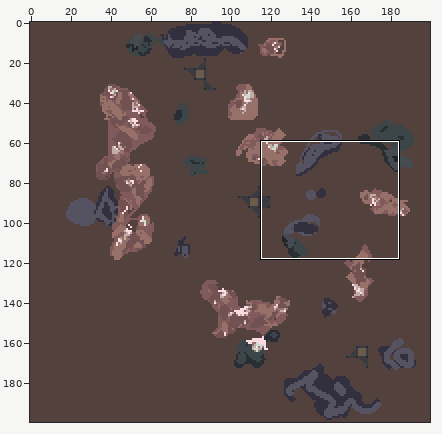
Sprite sheet -- maps/sixth.png. The picture above shows the old version from afar; the outline marks the close-up.
Close-up. As it was:
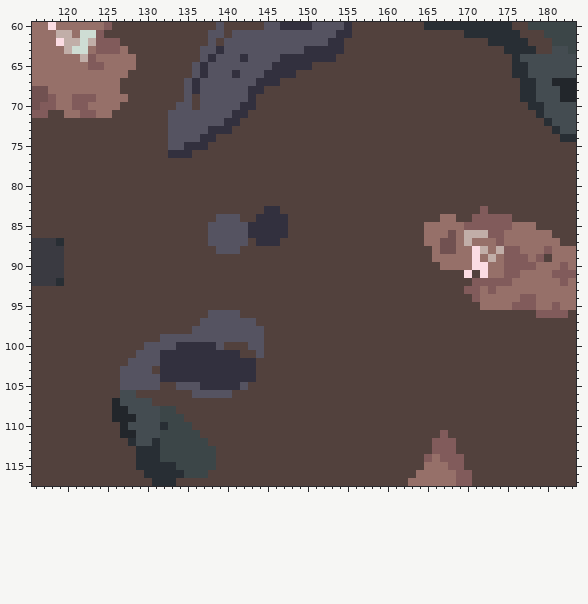
The file is 200x200 pixels. Colours within 5 levels of each other are drawn and written as one. Shown: x 116..183, y 60..117. The commit also changed other parts of the picture, which this record leaves out.
After:
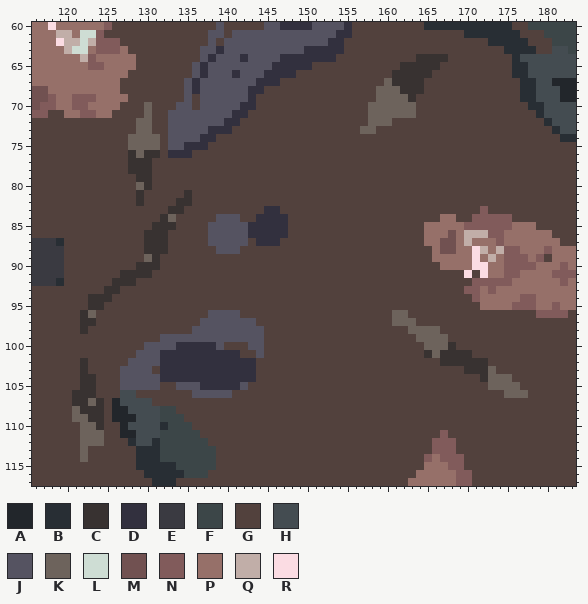
Palette (. is transparent): A #22262b  B #282e34  C #383231  D #32303e  E #3a3a41  F #3c4648  G #52413d  H #444c51  J #555361  K #6d635c  L #ceddd4  M #715151  N #815b5b  P #967069  Q #c1aea8  R #fbdce3
From old to new:
Changed rows in their new state; - is an unchanged pixel.
first column x 121:
 64 -------------------------------------------CCCC----------
 65 -----------------------------------------CCCCC-----------
 66 ----------------------------------------CCCCC------------
 67 ---------------------------------------KCCCC-------------
 68 --------------------------------------KKKCCC-------------
 69 --------------------------------------KKKKC--------------
 70 ---------K---------------------------KKKKKK--------------
 71 ---------K---------------------------KKKKKK--------------
 72 --------KK---------------------------KKK-----------------
 73 --------KK--------------------------KK-------------------
 74 -------KKKK----------------------------------------------
 75 -------KKKK----------------------------------------------
 76 -------CKCC----------------------------------------------
 77 -------CCC-----------------------------------------------
 78 -------CCC-----------------------------------------------
 79 --------CC-----------------------------------------------
 80 --------KC-----------------------------------------------
 81 --------C-----C------------------------------------------
 82 --------C----CC------------------------------------------
 83 ------------CC-------------------------------------------
 84 -----------CK--------------------------------------------
 85 ----------CCC--------------------------------------------
 86 ---------CCC---------------------------------------------
 87 ---------CCC---------------------------------------------
 88 ---------CCC---------------------------------------------
 89 ---------KC----------------------------------------------
 90 --------CCC----------------------------------------------
 91 ------CCCC-----------------------------------------------
 92 -----CCC-------------------------------------------------
 93 ----CC---------------------------------------------------
 94 --CCC----------------------------------------------------
 95 --CC-----------------------------------------------------
 96 -CK-------------------------------------KK---------------
 97 -CC-------------------------------------KKK--------------
 98 -C----------------------------------------KKKK-----------
 99 -------------------------------------------KKKK----------
100 --------------------------------------------KKKC---------
101 --------------------------------------------CKCCCC-------
102 -C--------------------------------------------CCCCCC-----
103 -C-----------------------------------------------CCCK----
104 -CC------------------------------------------------CKKK--
105 -CC-------------------------------------------------KKKK-
106 CCC---------------------------------------------------KKK
107 CCKC-----------------------------------------------------
108 KCCC-----------------------------------------------------
109 KKCC-----------------------------------------------------
110 -KKC-----------------------------------------------------
111 -KKK-----------------------------------------------------
112 -KKK-----------------------------------------------------
113 -K-------------------------------------------------------
114 -K-------------------------------------------------------
Changed places in both close-ups, as pixel boxes (x1, y1, x2, y2):
changed: (360, 54, 448, 134)
changed: (80, 102, 192, 334)
changed: (392, 310, 528, 398)
changed: (72, 358, 104, 462)
